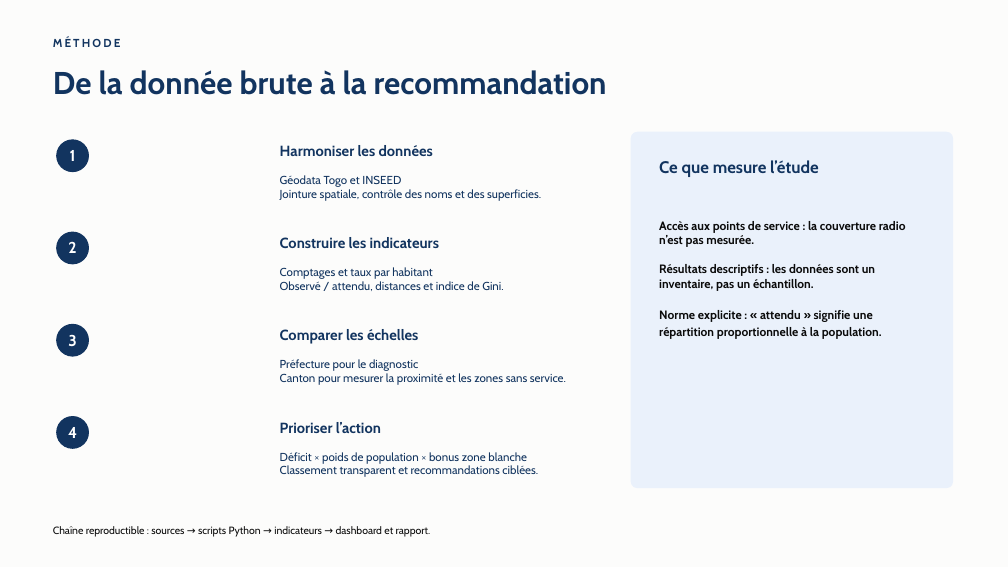
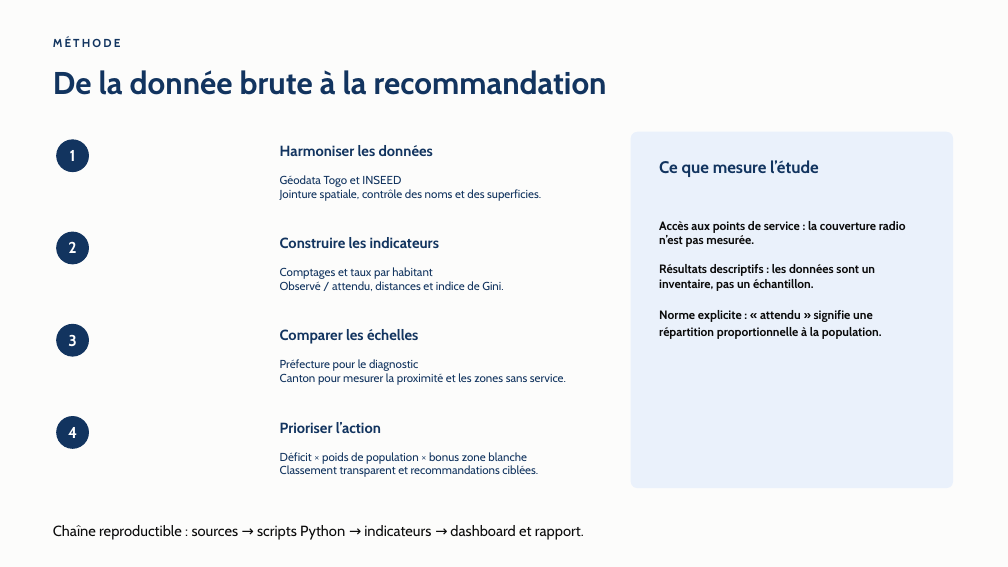
Before and after one commit to jack-junior/togo-acces-numerique, a slide deck: slide 2 of rapport/Rapport_Defi1_Acces_numerique_Togo.pptx. Drawn at 1008x567 pixels with LibreOffice and Linux fonts; fonts in the diff are those of the drawing. Boxes give left, top, right and bottom in pixels: in the first picture for what was removed or moved away, otherwise in the second. Text is boxed around its words. In the diff, an @@ line names an element or a change of style, - is before the commit and + after.

Commit message:
Update report files and deployment instructions
Publish the user's latest PPTX and PDF changes, and document virtual environment setup plus the public Streamlit dashboard URL.

```diff
--- a/rapport/Rapport_Defi1_Acces_numerique_Togo.pptx
+++ b/rapport/Rapport_Defi1_Acces_numerique_Togo.pptx
@@ text "Chaîne reproductible : sources → ..." at bbox=[53, 525, 584, 540]: size 10 to 14 pt @@
```
Also in this commit, not shown: 8 other slides changed, 2 other files.
